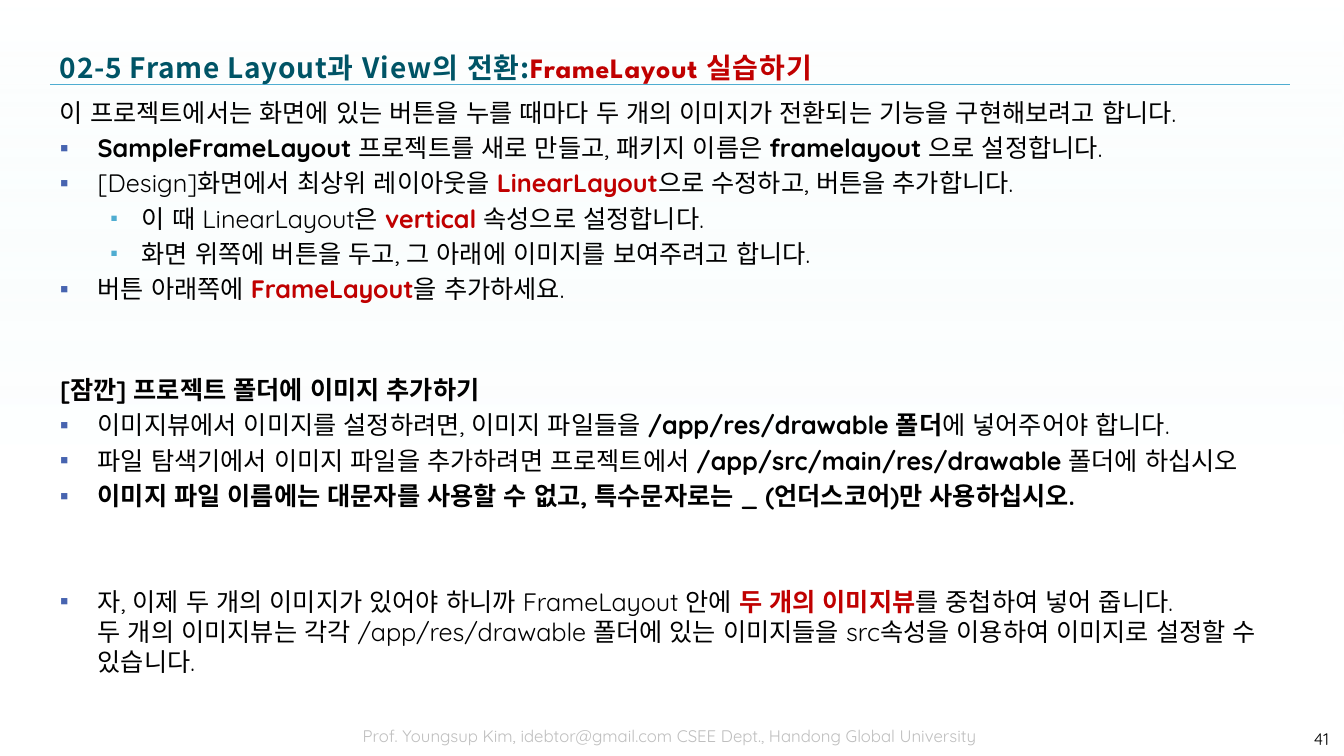
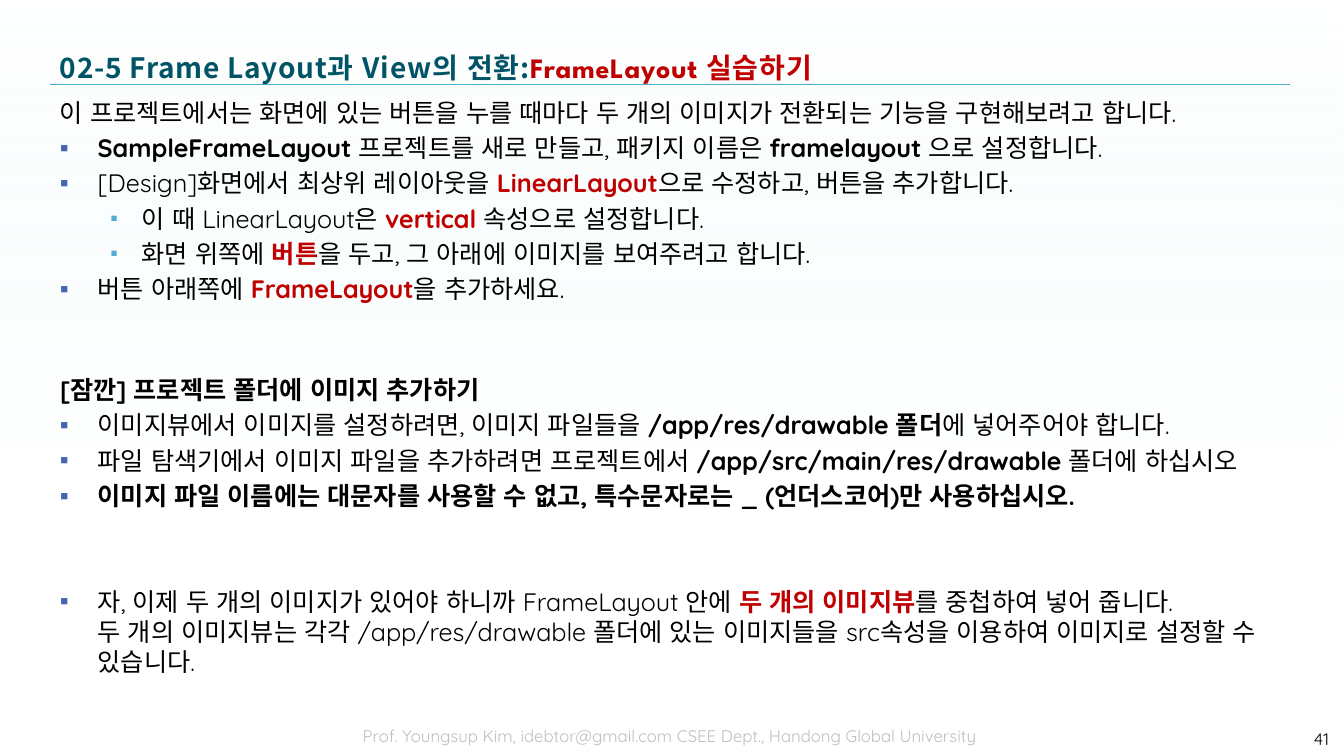
Before and after one commit to tae7841/HuStarAS, a slide deck: slide 41 of ppts/02Layout.pptx. Drawn at 1344x756 pixels with LibreOffice and Linux fonts; fonts in the diff are those of the drawing; background and template pictures are left out. Boxes give left, top, right and bottom in pixels: in the first picture for what was removed or moved away, otherwise in the second. Text is boxed around its words. In the diff, an @@ line names an element or a change of style, - is before the commit and + after.

```diff
--- a/ppts/02Layout.pptx
+++ b/ppts/02Layout.pptx
@@ text at [142,242,810,266]: text colour #000000 to #C00000, bold on in "버튼을" @@
```
Also in this commit, not shown: 6 other slides changed, 3 other files.
